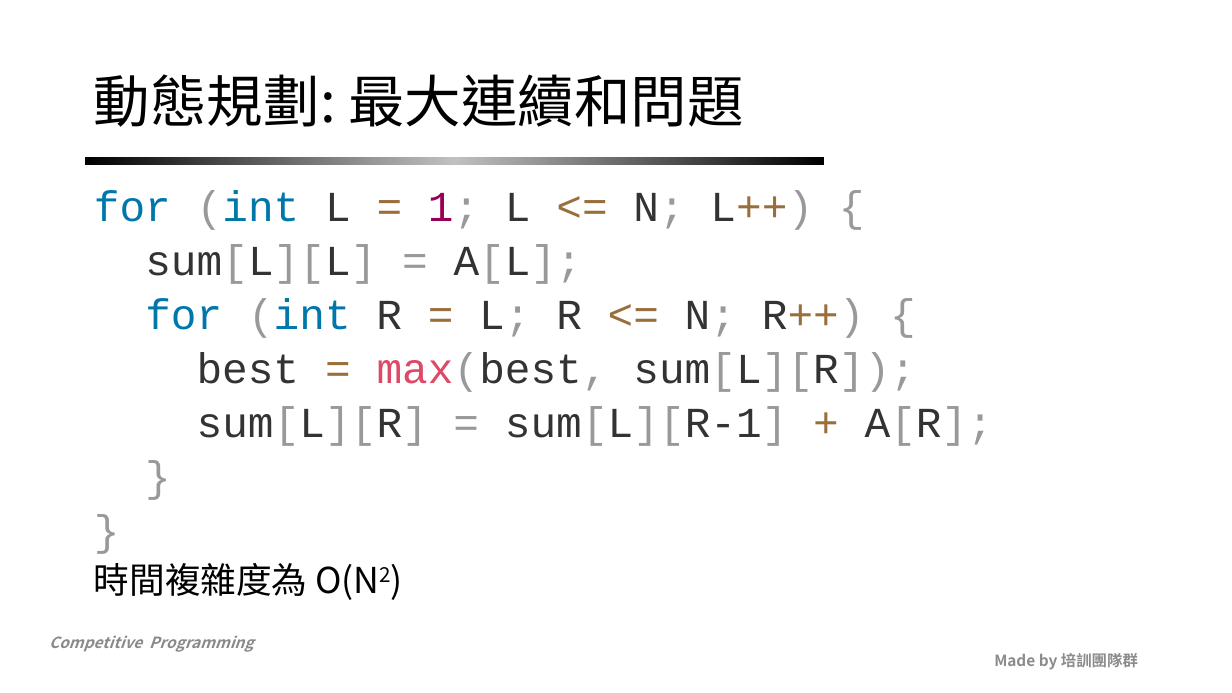
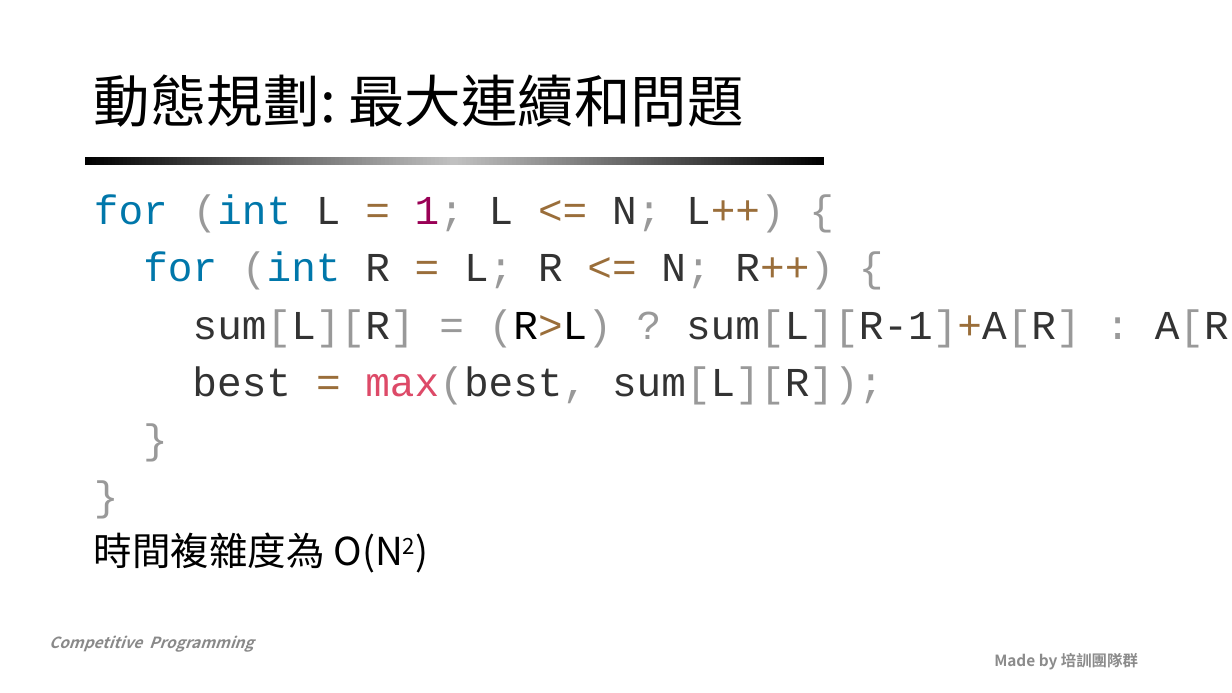
Before and after one commit to NCKUACM-Notes/nckuacm.github.io, a slide deck: slide 70 of 2019/slides/week2_1.pptx. Drawn at 1232x693 pixels with LibreOffice and Linux fonts; fonts in the diff are those of the drawing; background and template pictures are left out. Boxes give left, top, right and bottom in pixels: in the first picture for what was removed or moved away, otherwise in the second. Text is boxed around its words. In the diff, an @@ line names an element or a change of style, - is before the commit and + after.

```diff
--- a/2019/slides/week2_1.pptx
+++ b/2019/slides/week2_1.pptx
@@ text at box(94, 194, 883, 573): size 33.3 to 32 pt in "for (int L = 1; L <= ...", "for (int R = L; R <= ...", "best = max(best, sum[L][R]);", "}" and 1 more places; size 27.8 to 30 pt in "時間複雜度為 O(N2)"; line spacing 0.8 to 0.9 @@
@@ text at box(145, 244, 582, 284): paragraph removed @@
-sum[L][L] = A[L];
@@ text at box(193, 309, 1232, 348): paragraph added @@
+sum[L][R] = (R>L) ? sum[L][R-1]+A[R] : A[R];
@@ text at box(197, 406, 993, 446): paragraph removed @@
-sum[L][R] = sum[L][R-1] + A[R];
```
Also in this commit, not shown: 1 other file.
